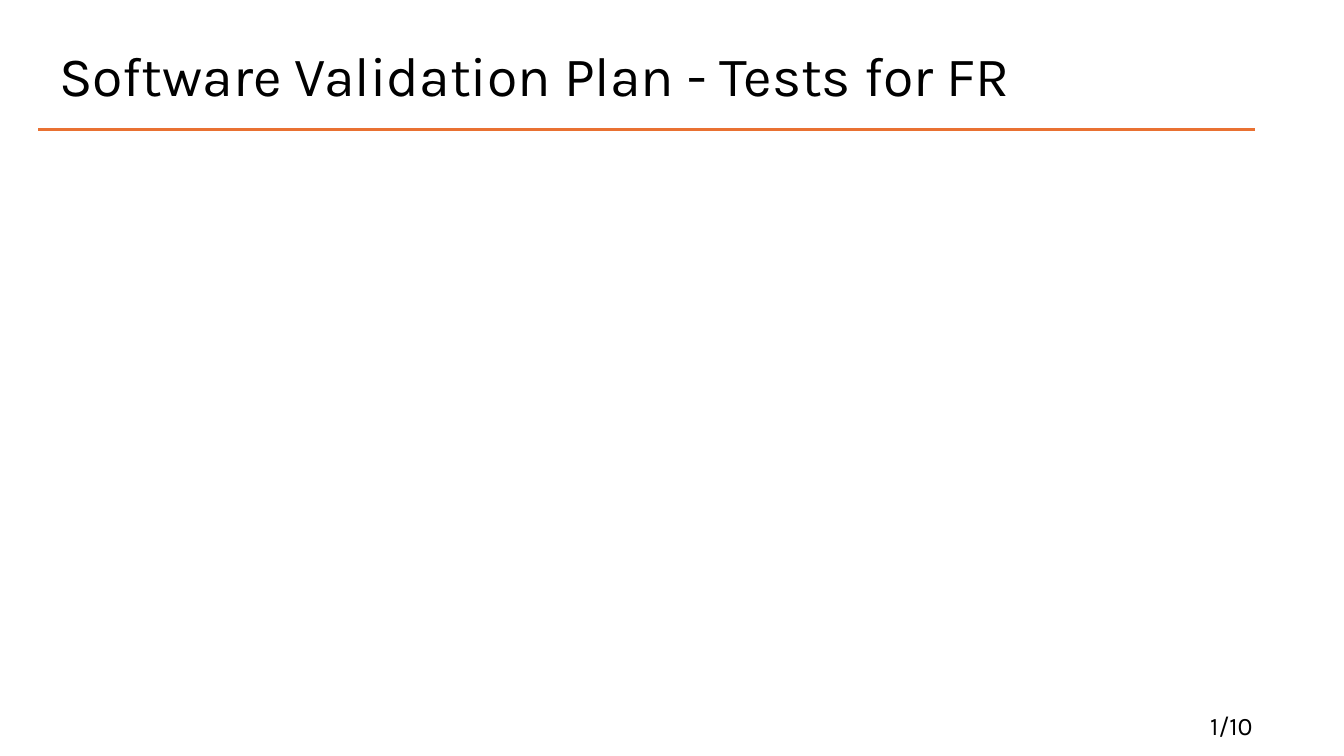
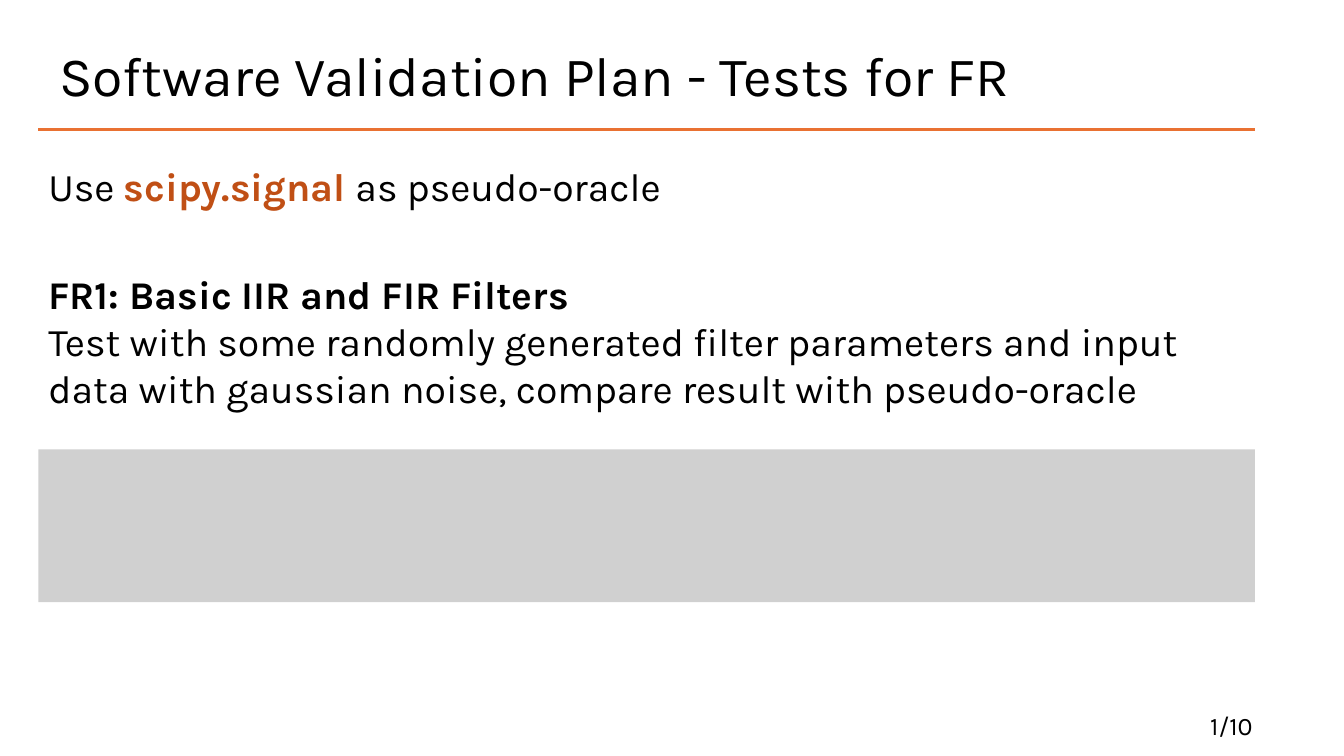
Before and after one commit to Lychee-acaca/CAS741, a slide deck: slide 9 of docs/Presentation/VnV.pptx. Drawn at 1344x756 pixels with LibreOffice and Linux fonts; fonts in the diff are those of the drawing; grey boxes stand for pictures. Boxes give left, top, right and bottom in pixels: in the first picture for what was removed or moved away, otherwise in the second. Text is boxed around its words. In the diff, an @@ line names an element or a change of style, - is before the commit and + after.

```diff
--- a/docs/Presentation/VnV.pptx
+++ b/docs/Presentation/VnV.pptx
@@ text added at (48, 173, 661, 211), 28 pt, text #000000 @@
+Use scipy.signal as pseudo-oracle
@@ text added at (48, 281, 1178, 413), 28 pt, text #000000 @@
+FR1: Basic IIR and FIR Filters
+Test with some randomly generated filter parameters and input data with gaussian noise, compare result with pseudo-oracle
@@ picture added at (38, 450, 1255, 602) @@
```
Also in this commit, not shown: 3 other slides changed, 2 slides added.
